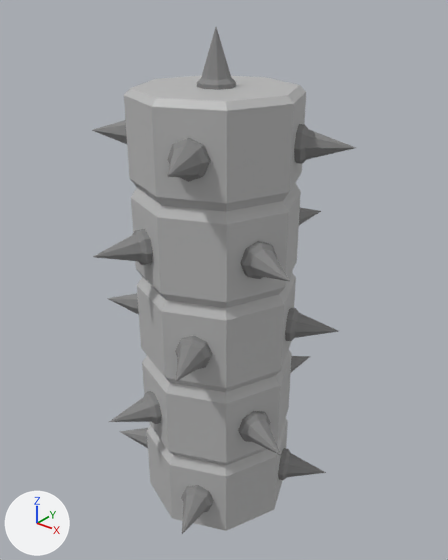
One commit to the FBX model BattleChamps_Unity/Assets/Models/EnvModel/Coliseum_Arena/Spiked_Column.fbx: the scene before it, then after it.
Before and after are seen from a camera (50 mm lens) standing at (2.36, -2.88, 3.56) and looking at (0.01, 0.06, 1.74). The lights are fixed; the arrows at lower left show +X, +Y and +Z. Where no turn or scale is listed for an object, it has been applied to the vertices.

Objects in the first picture: 'Spike_Column'.
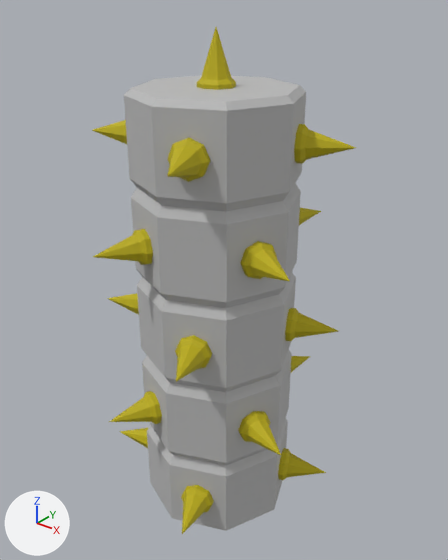
Changed parts and their boxes [x1, y1, x2, y2] in the pictures (448 x 560 px):
```json
{"part": 1, "of": "me_mesh", "change": "recoloured", "before": [92, 27, 356, 534], "after": [92, 27, 356, 534], "on screen": "grey to yellow"}
```

Scene script edits in JSON lines:
```json
{"op": "add", "block": "mat_pillar_texture1", "code": ["mat_pillar_texture1 = principled_material('Pillar_Texture1')", "mat_pillar_texture1.base_color = (0.5, 0.5, 0.5)  # grey #bcbcbc", "mat_pillar_texture1.roughness = 0.749"]}
{"op": "add", "block": "mat_wooden_spikes_mat", "code": ["mat_wooden_spikes_mat = principled_material('Wooden_Spikes_MAT')", "mat_wooden_spikes_mat.base_color = (0.504, 0.424, 0.0)  # yellow #bcae00", "mat_wooden_spikes_mat.roughness = 0.749"]}
{"block": "me_mesh", "where": "me_mesh.from_pydata(...)  # 642 vertices, 728 faces; spans x -0.76..0.76, y -0.76..0.76, z 0.0..3.33"}
{"block": "me_mesh", "where": "# used by ob_spike_column; location = (0.0, 0.0, 0.0)"}
{"op": "remove", "block": "me_mesh", "code": "me_mesh.materials.append(mat_lambert1)  # grey #bcbcbc"}
{"block": "me_mesh", "change": "me_mesh part 1: all 592 faces that had it switch from mat_grey2 (grey #848484) to mat_wooden_spikes_mat (yellow #bcae00)"}
{"op": "add", "block": "me_mesh", "code": "me_mesh.materials.append(mat_pillar_texture1)  # grey #bcbcbc"}
```
